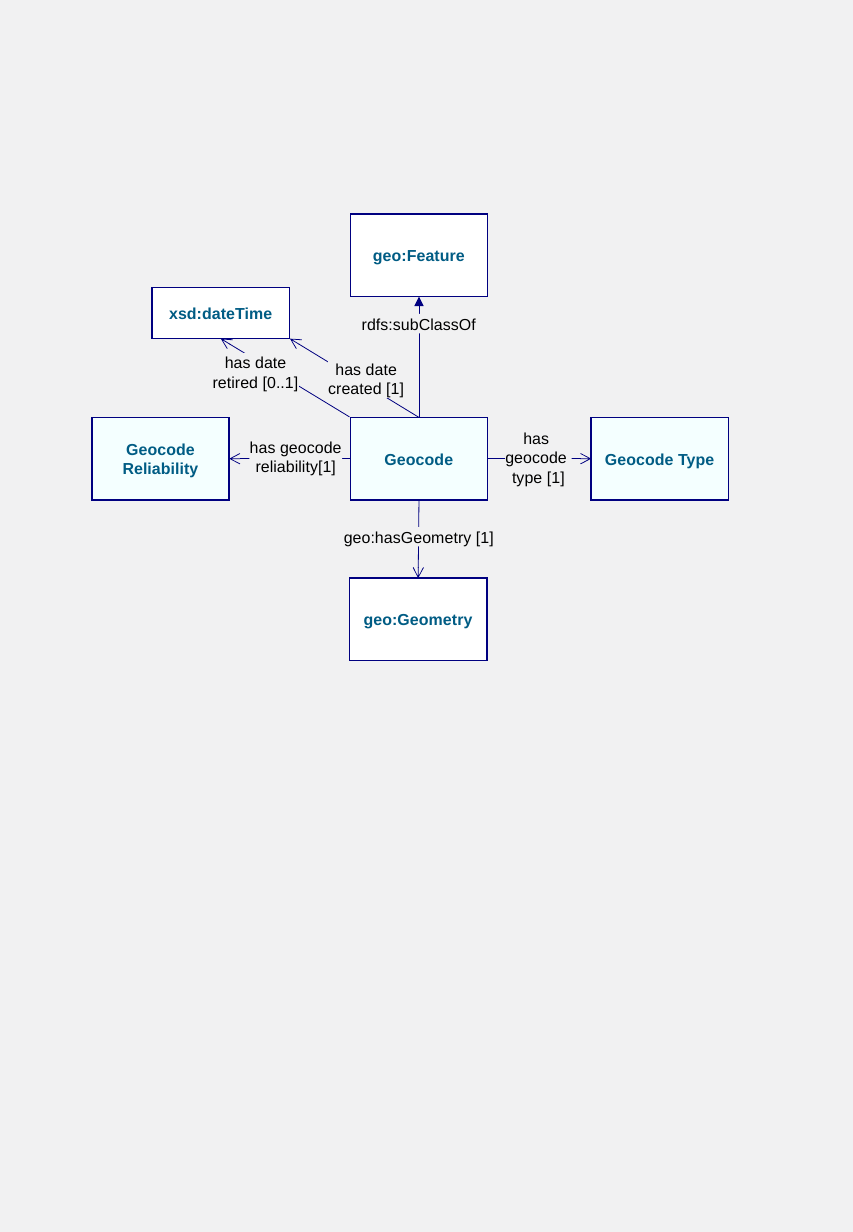
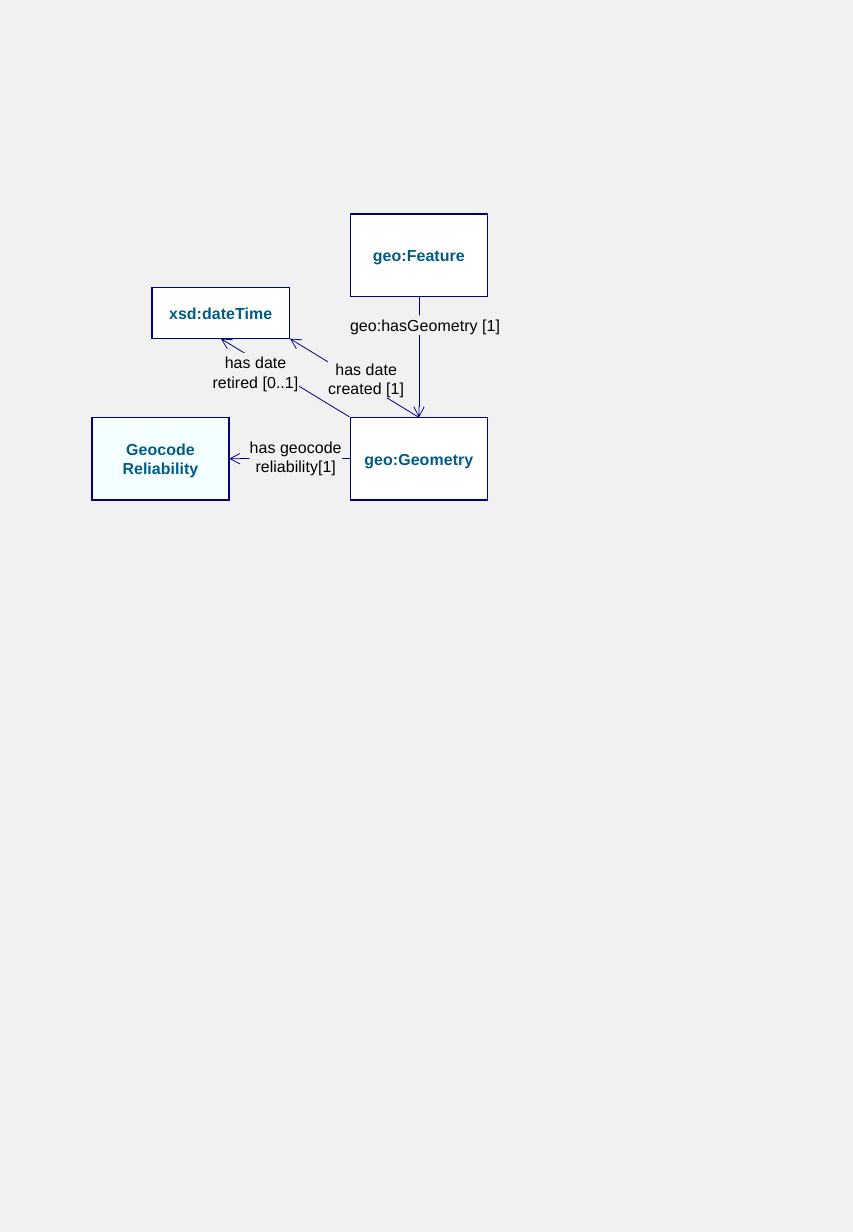
Before and after one commit to AGLDWG/gnaf-ont, a slide deck: slide 5 of docs/diagrams.pptx. Drawn at 853x1232 pixels with LibreOffice and Linux fonts; fonts in the diff are those of the drawing. Boxes give left, top, right and bottom in pixels: in the first picture for what was removed or moved away, otherwise in the second. Text is boxed around its words. In the diff, an @@ line names an element or a change of style, - is before the commit and + after.

```diff
--- a/docs/diagrams.pptx
+++ b/docs/diagrams.pptx
@@ arrow moved from (419, 417) - (419, 297) to (419, 297) - (419, 417) @@
@@ arrow (419, 297) - (419, 417): arrowheads changed @@
@@ rectangle "geo:hasGeometry [1]": place and size @@
-rectangle "geo:hasGeometry [1]" at (344, 531, 494, 547)
+rectangle "geo:hasGeometry [1]" at (349, 315, 500, 334)
@@ rectangle removed at (362, 314, 478, 333) @@
-rdfs:subClassOf
@@ rectangle "geo:Geometry": place and size @@
-rectangle "geo:Geometry" at (349, 578, 487, 661)
+rectangle "geo:Geometry" at (350, 417, 488, 500)
@@ rectangle removed at (350, 417, 488, 500) @@
-Geocode
@@ rectangle removed at (591, 417, 729, 500) @@
-Geocode Type
@@ text removed at (505, 432, 567, 487) @@
-has
-geocode
-type [1]
@@ arrow removed from (488, 458) to (591, 458) @@
@@ arrow removed from (419, 500) to (419, 578) @@
```
Also in this commit, not shown: 3 other slides changed, 7 other files.
